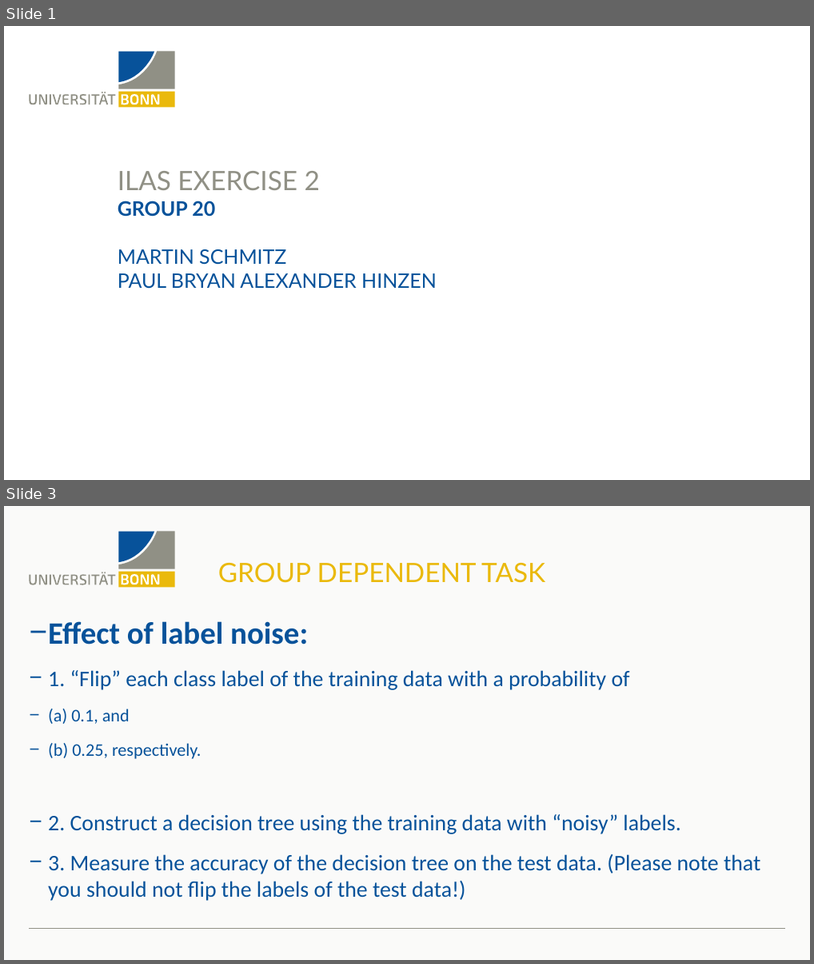
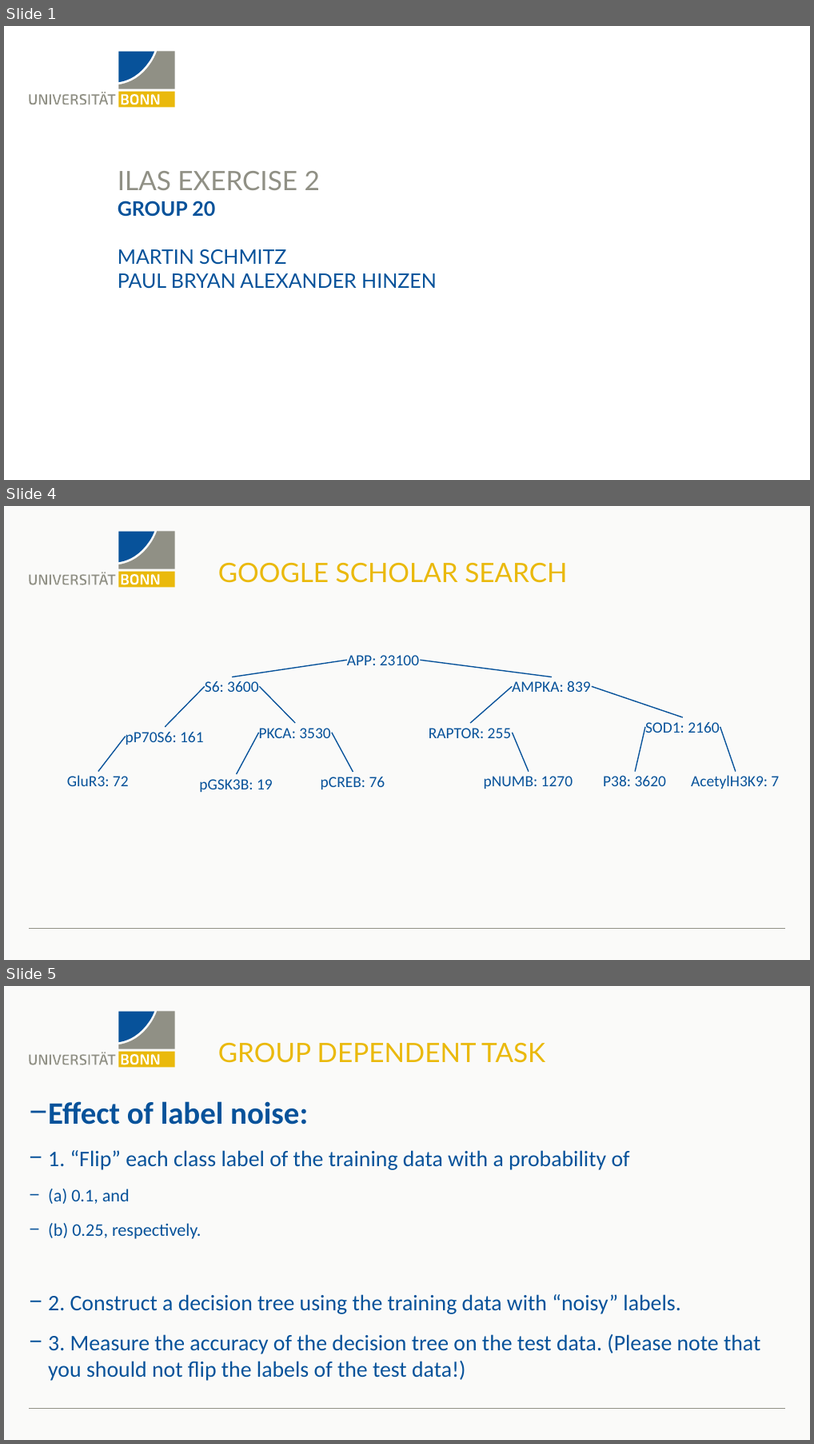
Before and after one commit to MartinFSchmitz/machine_learning, a slide deck: ML_Ass_1_Python27/Präsentation.pptx. Shown one above the other, each under a label of ours: slides 1 and 3 before the commit, slides 1, 4 and 5 after it; the slides between them are not shown. The pictures are 814x964 and 814x1444 pixels, drawn with LibreOffice and Linux fonts; fonts in the diff are those of the drawing; background and template pictures are left out. Boxes give left, top, right and bottom in pixels: in the first picture for what was removed or moved away, otherwise in the second. Text is boxed around its words. In the diff, an @@ line names an element or a change of style, - is before the commit and + after.

```diff
--- a/ML_Ass_1_Python27/Präsentation.pptx
+++ b/ML_Ass_1_Python27/Präsentation.pptx
@@ slide 4 added at <box>4,506,810,960</box>, background #FAFAF9; not listed: 19 template elements that a slide beside it also shows @@
@@ title added at <box>218,563,567,583</box>, 24 pt, text #EAB90C @@
+GOOGLE SCHOLAR SEARCH
@@ line added from (347, 660) to (232, 677), #07529A 1 pt @@
@@ text added at <box>347,655,419,665</box>, 14 pt, text #07529A @@
+APP: 23100
@@ line added from (420, 660) to (552, 677), #07529A 1 pt @@
@@ line added from (205, 686) to (165, 727), #07529A 1 pt @@
@@ text added at <box>205,681,258,692</box>, 14 pt, text #07529A @@
+S6: 3600
@@ line added from (259, 686) to (295, 723), #07529A 1 pt @@
@@ line added from (512, 686) to (470, 723), #07529A 1 pt @@
@@ text added at <box>512,680,591,692</box>, 14 pt, text #07529A @@
+AMPKA: 839
@@ line added from (592, 686) to (683, 717), #07529A 1 pt @@
@@ line added from (126, 736) to (98, 772), #07529A 1 pt @@
@@ text added at <box>126,732,204,744</box>, 14 pt, text #07529A @@
+pP70S6: 161
@@ line added from (259, 732) to (237, 774), #07529A 1 pt @@
@@ text added at <box>259,728,330,738</box>, 14 pt, text #07529A @@
+PKCA: 3530
@@ line added from (332, 732) to (353, 772), #07529A 1 pt @@
@@ text added at <box>429,728,512,738</box>, 14 pt, text #07529A @@
+RAPTOR: 255
@@ line added from (512, 732) to (529, 772), #07529A 1 pt @@
@@ line added from (646, 727) to (635, 772), #07529A 1 pt @@
@@ text added at <box>646,722,719,732</box>, 14 pt, text #07529A @@
+SOD1: 2160
@@ line added from (721, 727) to (736, 772), #07529A 1 pt @@
@@ text added at <box>67,775,129,786</box>, 14 pt, text #07529A @@
+GluR3: 72
@@ text added at <box>199,779,273,792</box>, 14 pt, text #07529A @@
+pGSK3B: 19
@@ text added at <box>321,776,386,789</box>, 14 pt, text #07529A @@
+pCREB: 76
@@ text added at <box>484,776,573,788</box>, 14 pt, text #07529A @@
+pNUMB: 1270
@@ text added at <box>603,775,666,786</box>, 14 pt, text #07529A @@
+P38: 3620
@@ text added at <box>691,775,779,788</box>, 14 pt, text #07529A @@
+AcetylH3K9: 7
@@ what was slide 3 is now slide 5 @@
```
Also in this commit, not shown: 1 slide changed, 4 other slides added, 1 slide removed, 23 other files.
